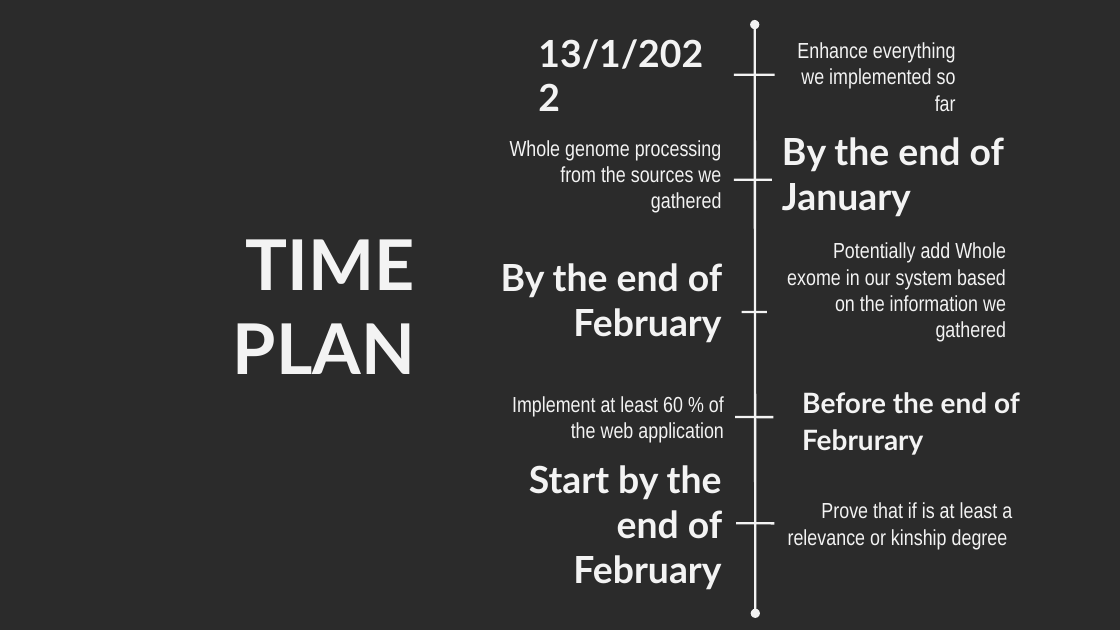
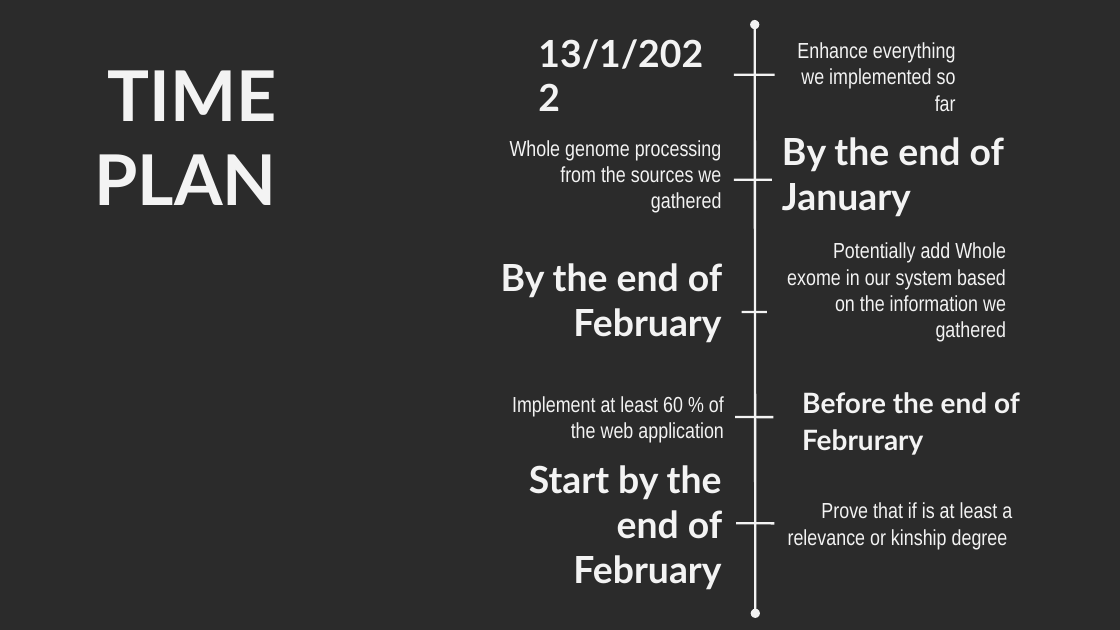
Before and after one commit to YoussifAssem/Genatac, a slide deck: slide 16 of E-Genetics/presentations/new presentation.pptx (slide 14 before the commit). Drawn at 1120x630 pixels with LibreOffice and Linux fonts; fonts in the diff are those of the drawing; background and template pictures are left out; a plain dark background stands for a picture behind light text. Boxes give left, top, right and bottom in pixels: in the first picture for what was removed or moved away, otherwise in the second. Text is boxed around its words. In the diff, an @@ line names an element or a change of style, - is before the commit and + after.

```diff
--- a/E-Genetics/presentations/new presentation.pptx
+++ b/E-Genetics/presentations/new presentation.pptx
@@ text "TIME PLAN" moved from (x1=233, y1=239, x2=415, y2=374) to (x1=95, y1=70, x2=277, y2=205) @@
```
Also in this commit, not shown: 6 other slides changed, 5 slides added, 3 slides removed.
